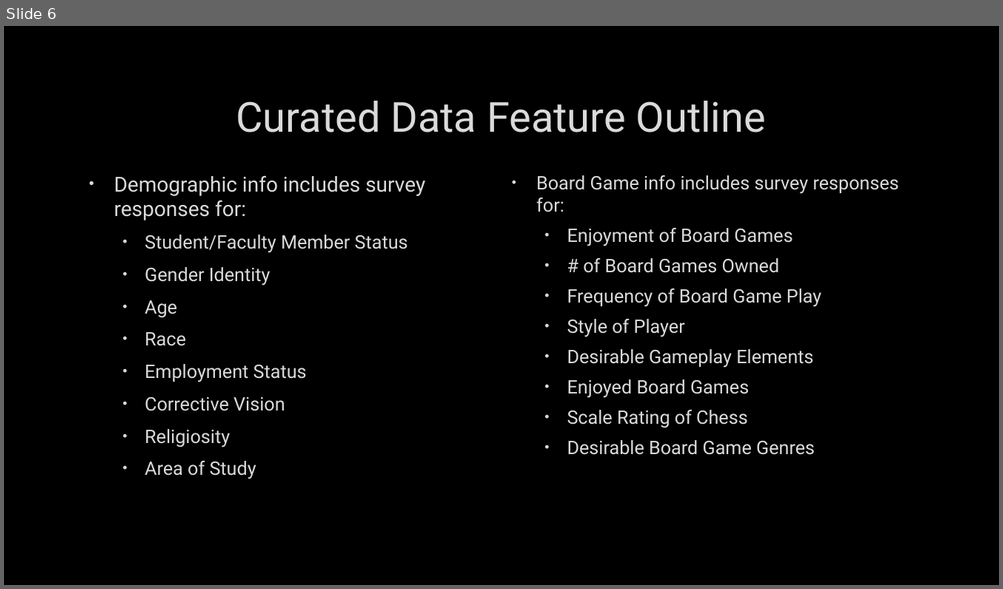
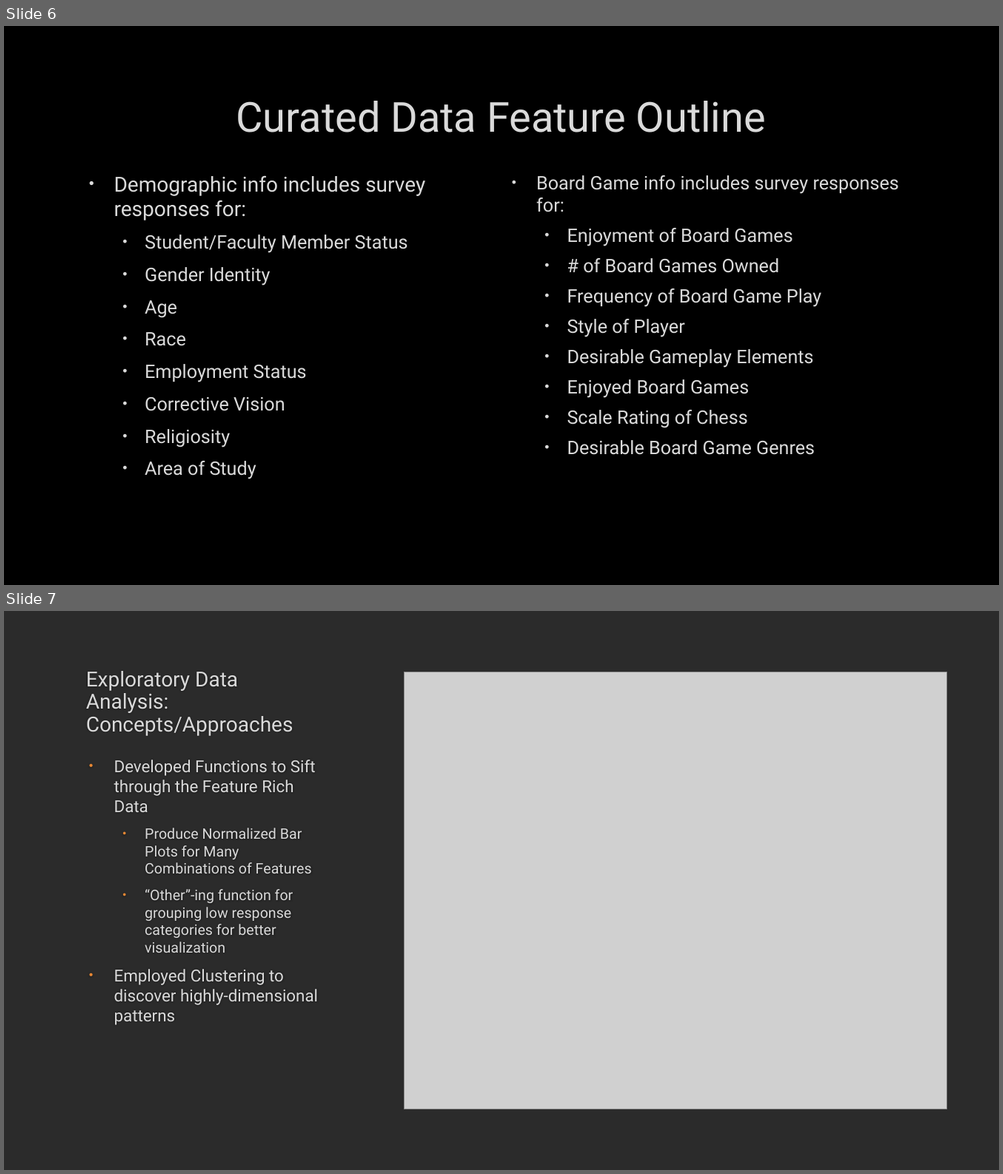
Before and after one commit to sevenwwu/sevenwwu.github.io, a slide deck: write-ups/presentation.pptx. Shown one above the other, each under a label of ours: slide 6 before the commit, slides 6 and 7 after it. The pictures are 1003x589 and 1003x1174 pixels, drawn with LibreOffice and Linux fonts; fonts in the diff are those of the drawing; grey boxes stand for pictures; background and template pictures are left out; a plain dark background stands for a picture behind light text. Boxes give left, top, right and bottom in pixels: in the first picture for what was removed or moved away, otherwise in the second. Text is boxed around its words. In the diff, an @@ line names an element or a change of style, - is before the commit and + after.

```diff
--- a/write-ups/presentation.pptx
+++ b/write-ups/presentation.pptx
@@ slide 7 added at [4,611,999,1170], background picture (left out) @@
@@ title added at [86,671,293,736], 20 pt, text #DADADA @@
+Exploratory Data Analysis:
+Concepts/Approaches
@@ picture added at [404,672,946,1111] @@
@@ text added at [114,760,318,1025], 14 pt, text #DADADA @@
+• Developed Functions to Sift through the Feature Rich Data
+  • Produce Normalized Bar Plots for Many Combinations of Features
+  • “Other”-ing function for grouping low response categories for better visualization
+• Employed Clustering to discover highly-dimensional patterns
```
Also in this commit, not shown: 5 slides changed, 1 other slide added.
